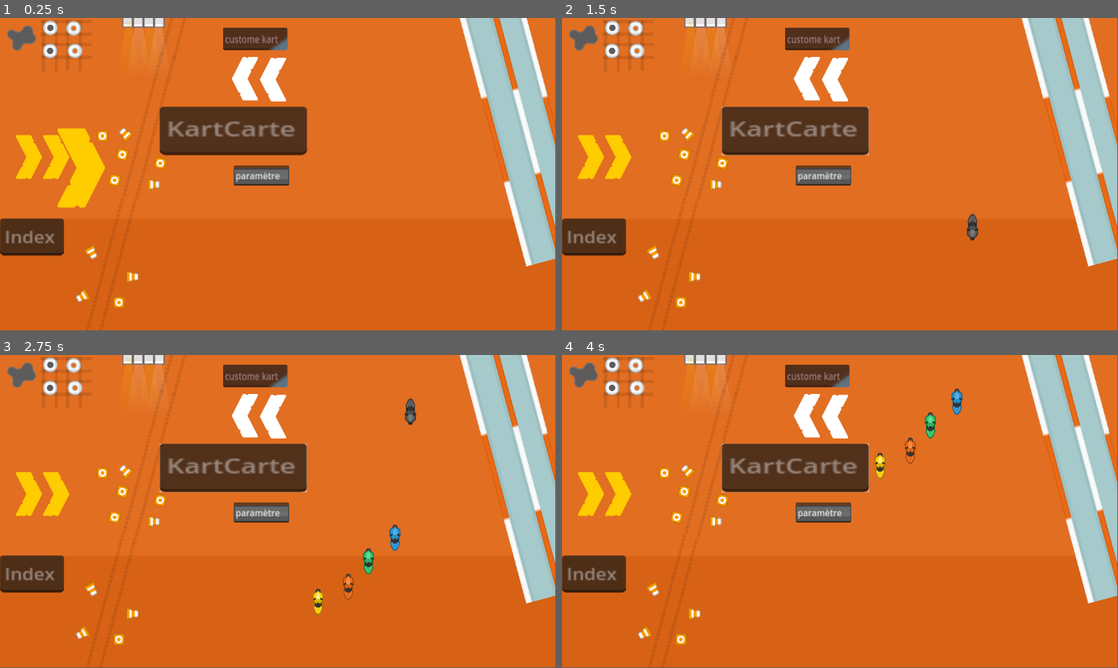
Above: before the commit, frames 1-4 (two rows, left to right).
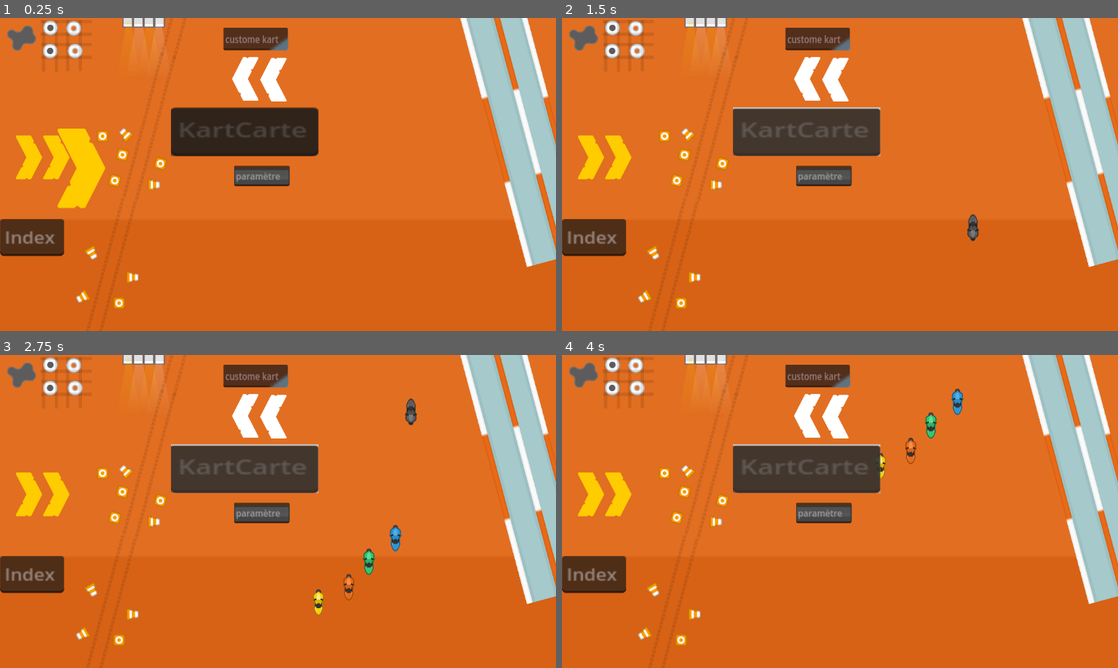
Above: after the commit, the same moments.

Repository: StudioXPEtudiant/23-24.FR.M.S6_KartCarte
Game: Godot game, scene res://esteban_test_pull.tscn
The game is run twice, just before and just after one commit, with the same random seed, the same clock (stepped at 60 frames per second) and the same inputs.
Inputs (mouse positions are in pixels of both pictures, inside the frame that each line leads up to):
- Up to frame 1 (0.25 s): no input
- Up to frame 2 (1.5 s): click (806, 130) at 0.52 s; click (806, 130) at 1.27 s
- Up to frame 3 (2.75 s): click (244, 467) at 2.02 s
- Up to frame 4 (4 s): no input
The window is 799x449 before the commit and 800x450 after it. Grey fills any space a smaller window leaves; there, only what the larger window draws over its background counts as a difference.

The runs differ from the first frame. In frame 1, 5.7% of the frame differs, in the area x 0-100%, y 0-93%; in frame 2, 3.6%; in frame 3, 3.8%; in frame 4, 3.8%.

Commit message:
bouton start

Diff:
--- a/kartcart/esteban_test_pull.tscn
+++ b/kartcart/esteban_test_pull.tscn
@@ -30,6 +30,7 @@
 [ext_resource type="Texture2D" uid="uid://vvjs3p6uul2p" path="res://kenney_racing-pack/PNG/Motorcycles/motorcycle_yellow.png" id="28_cmpci"]
 [ext_resource type="Texture2D" uid="uid://choiak6r7jm5t" path="res://kenney_racing-pack/PNG/Motorcycles/motorcycle_black.png" id="29_30v0x"]
 [ext_resource type="Texture2D" uid="uid://b7mqx51yrf1dy" path="res://kenney_racing-pack/PNG/Objects/rock2.png" id="30_1r02r"]
+[ext_resource type="Script" path="res://sceneManager.gd" id="30_kbnn8"]
 
 [sub_resource type="Animation" id="Animation_2jdau"]
 length = 0.001
@@ -500,6 +501,7 @@
 rotation = 3.14159
 scale = Vector2(-2.02034, -2.19898)
 text = "paramètre"
+editable = false
 
 [node name="TextEdit2" type="TextEdit" parent="."]
 modulate = Color(1, 0.905882, 1, 1)
@@ -516,14 +518,30 @@
 scale = Vector2(6.37671, 3.58824)
 texture = ExtResource("30_1r02r")
 
-[node name="TextEdit3" type="TextEdit" parent="."]
-offset_left = 602.0
-offset_top = 334.0
-offset_right = 687.0
-offset_bottom = 373.0
+[node name="StartButton" type="Node2D" parent="."]
+position = Vector2(641.818, 341.818)
+
+[node name="TextEdit3" type="TextEdit" parent="StartButton"]
+offset_left = 1.81818
+offset_top = -5.45455
+offset_right = 86.8182
+offset_bottom = 33.5455
 scale = Vector2(6.54179, 4.70204)
 text = "KartCarte"
 editable = false
+
+[node name="Button" type="Button" parent="StartButton/TextEdit3"]
+layout_mode = 1
+anchors_preset = -1
+anchor_left = -1.317
+anchor_top = -2.886
+anchor_right = 1.364
+anchor_bottom = 2.5
+offset_left = 110.945
+offset_top = 113.554
+offset_right = -30.94
+offset_bottom = -58.5
+script = ExtResource("30_kbnn8")
 
 [node name="CanvasLayer" type="CanvasLayer" parent="."]
 
@@ -534,9 +552,12 @@
 offset_bottom = 40.0
 
 [node name="TextEdit4" type="TextEdit" parent="CanvasLayer/Control"]
+layout_mode = 0
 offset_top = 416.0
 offset_right = 55.0
 offset_bottom = 452.0
 scale = Vector2(2.4172, 2.13973)
 text = "Index"
 editable = false
+
+[connection signal="button_down" from="StartButton/TextEdit3/Button" to="StartButton/TextEdit3/Button" method="switchScene" binds= ["res://Map01KartCartTD.tscn"]]
--- a/kartcart/project.godot
+++ b/kartcart/project.godot
@@ -14,3 +14,7 @@
 run/main_scene="res://esteban_test_pull.tscn"
 config/features=PackedStringArray("4.3", "Forward Plus")
 config/icon="res://icon.svg"
+
+[display]
+
+window/stretch/mode="viewport"
Not shown: 1 places in kartcart/esteban_test_pull.tscn that only renumber resources
